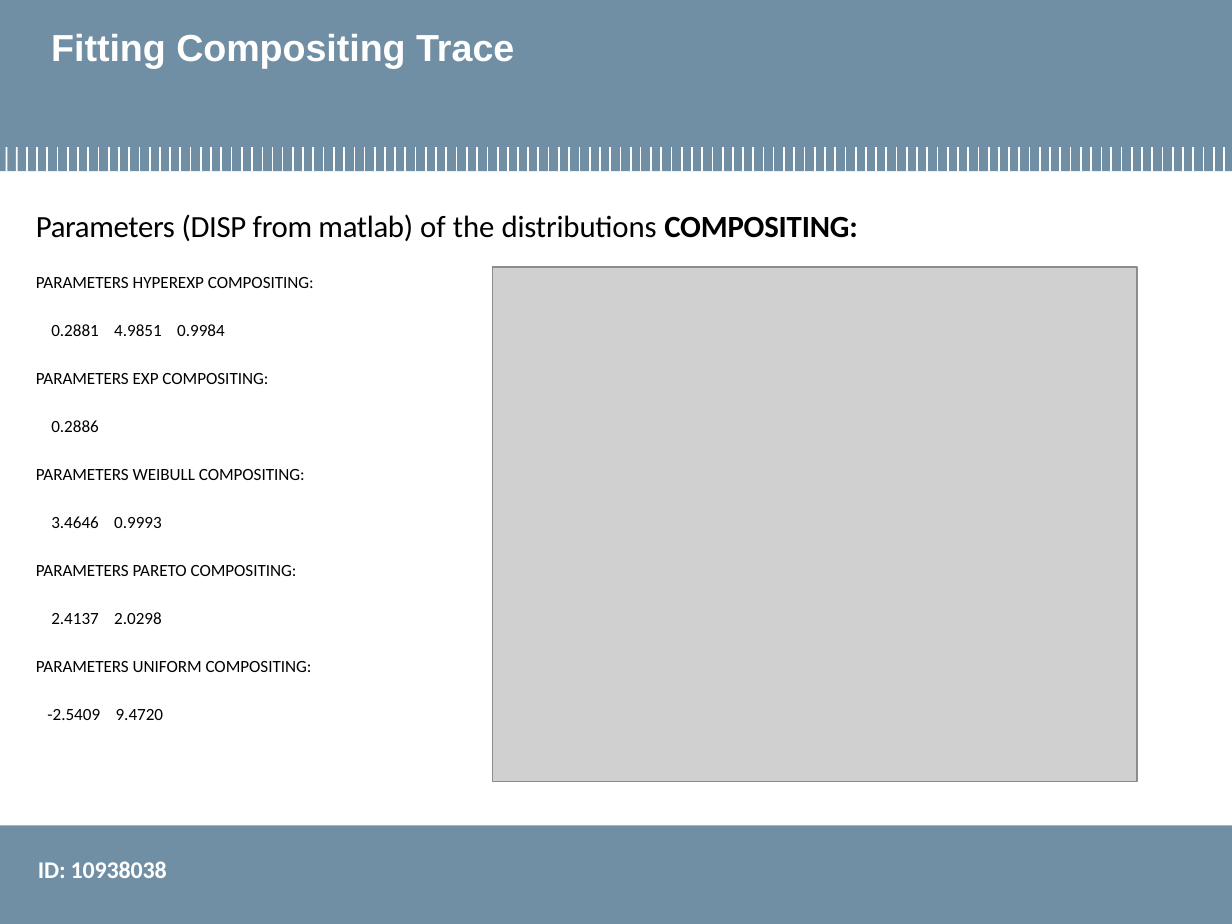
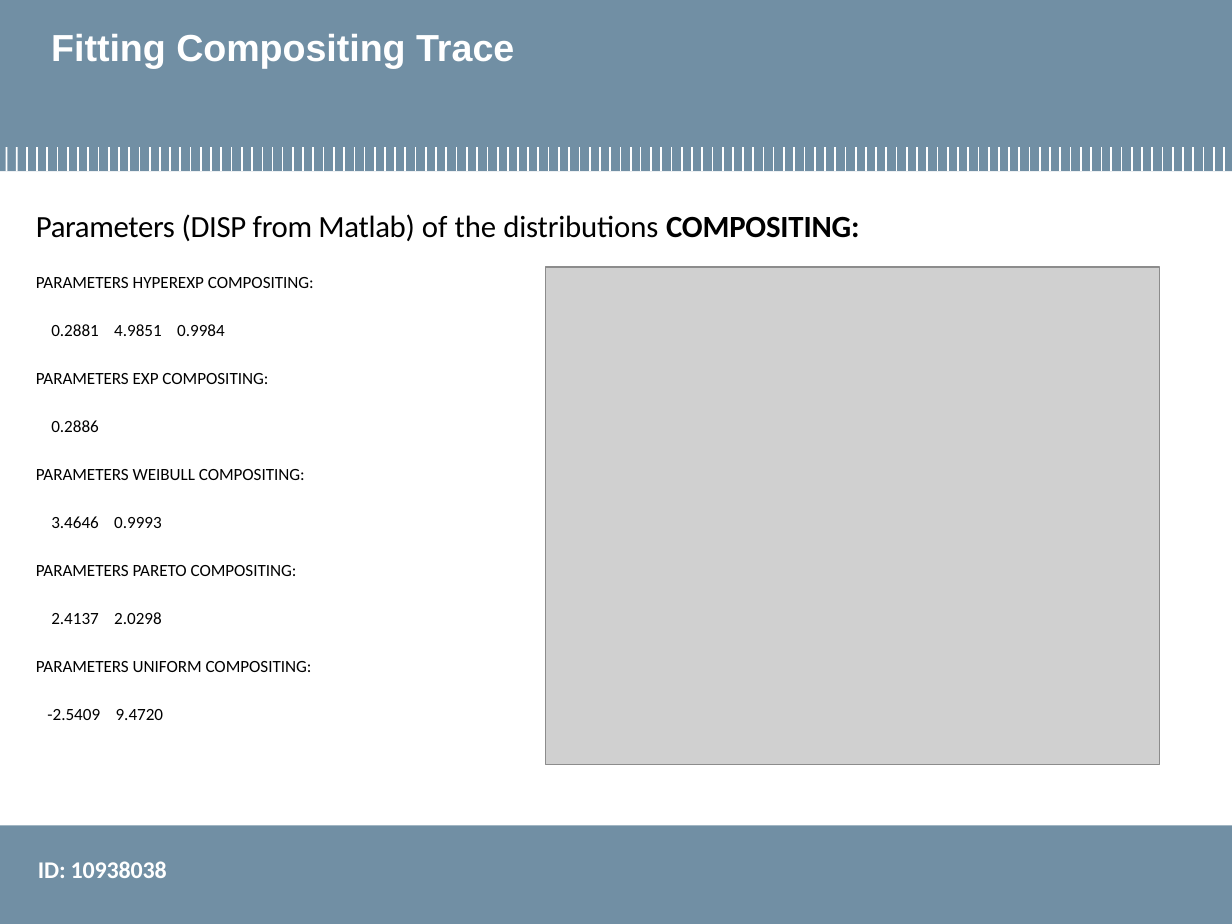
Before and after one commit to smn07/performance_evaluation_application, a slide deck: slide 7 of Final_Project/finalProject_10938038.pptx. Drawn at 1232x924 pixels with LibreOffice and Linux fonts; fonts in the diff are those of the drawing; grey boxes stand for pictures; background and template pictures are left out. Boxes give left, top, right and bottom in pixels: in the first picture for what was removed or moved away, otherwise in the second. Text is boxed around its words. In the diff, an @@ line names an element or a change of style, - is before the commit and + after.

```diff
--- a/Final_Project/finalProject_10938038.pptx
+++ b/Final_Project/finalProject_10938038.pptx
@@ text at (36, 214, 860, 241): text changed @@
-Parameters (DISP from matlab) of the distributions COMPOSITING:
+Parameters (DISP from Matlab) of the distributions COMPOSITING:
@@ picture: place and size @@
-picture at (493, 267, 1137, 782)
+picture at (546, 267, 1159, 765)
```
Also in this commit, not shown: 6 other slides changed, 1 other file.
